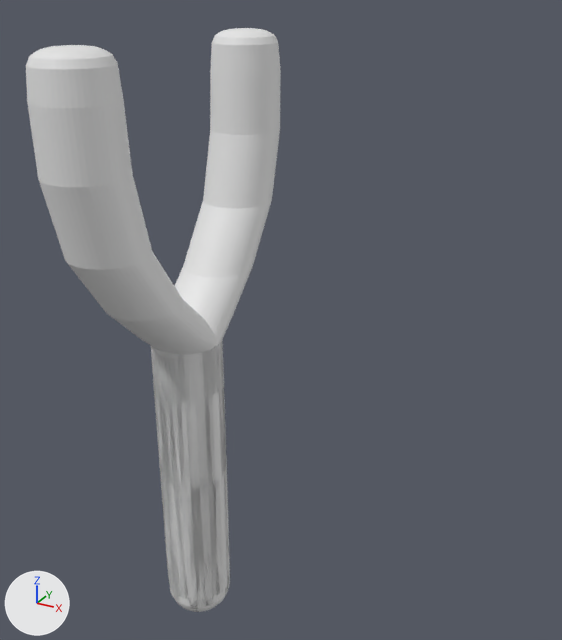
Renders of the OBJ model Assets/Models/slingshot.obj from each side of a commit.
Both versions are drawn from a camera (50 mm lens) standing at (11.65, -15.8, 17.53) and looking at (2.81, 0.28, 9.49). Every picture has the same lights, and +X, +Y and +Z are marked at lower left. Where no turn or scale is listed for an object, it has been applied to the vertices. Vertices at the same position are counted once.

The scene before the commit, as lines of its bpy script (objects in view):
```python
me_sphere = bpy.data.meshes.new('Sphere')
me_sphere.from_pydata(...)  # 2072 vertices, 2325 faces; spans x -1.0..1.0, y -4.3..4.3, z -1.0..16.3
ob_sphere = bpy.data.objects.new('Sphere', me_sphere)
ob_sphere.location = (0.0, 0.0, 0.0)
```
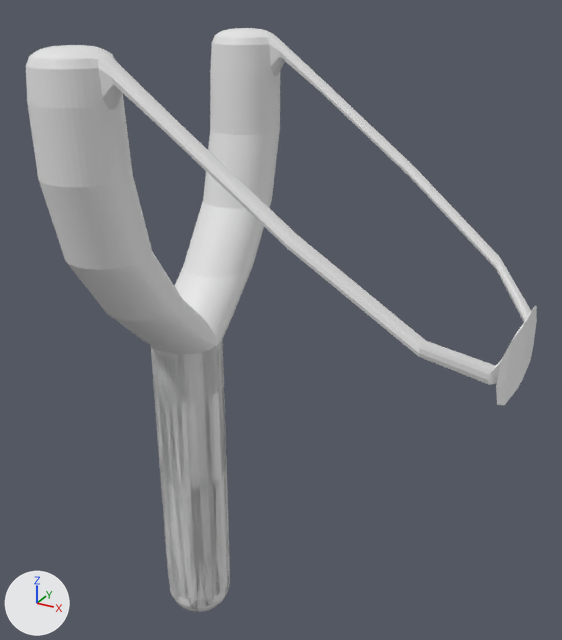
Commit message: updated slingshot

What differs and where, as boxes [x1, y1, x2, y2] in the pictures (562 x 640 px):
'Sphere', reshaped (100% wider)
    before: [26, 28, 281, 612]
    after: [26, 28, 537, 612]
part 1 of me_sphere, built on
    before: [87, 33, 280, 185]
    after: [88, 33, 537, 405]

Diff of the bpy script that builds the scene:
```diff
--- a/Assets/Models/slingshot.obj.py
+++ b/Assets/Models/slingshot.obj.py
@@ me_sphere @@
 # used by ob_sphere; location = (0.0, 0.0, 0.0)
-me_sphere.from_pydata(...)  # 2072 vertices, 2325 faces; spans x -1.0..1.0, y -4.3..4.3, z -1.0..16.3
+me_sphere.from_pydata(...)  # 2264 vertices, 2517 faces; spans x -1.0..9.0, y -4.3..4.3, z -1.0..16.3
+# me_sphere part 1
+# 14 vertices are removed from x 0.8..1.0, y -3.6..3.6, z 15.2..16.1
+# 44 faces are deleted
+# 6 vertices in x 0.8, y -3.5..3.5, z 16.1 move by (0.1, 0.0, 0.0)
+# 6 vertices move from x 0.9..1.0, y -3.5..3.5, z 15.2..15.9 to x 1.0..1.2, y -3.6..3.6, z 15.1..15.8
+# 153 vertices are added at x 0.9..9.0, y -3.6..3.6, z 9.4..16.1
+# 10 new vertices lie (1.2, 0.0, -0.9) away from vertices in x 0.9..1.2, y -3.5..3.5, z 15.9
+# 6 new vertices lie (2.6, 0.1, -1.9) away from vertices in x 2.4, y -3.6..-3.2, z 14.9..15.0
+# 6 new vertices lie (2.6, 0.5, -1.9) away from vertices in x 5.0, y -3.5..-3.1, z 13.0..13.1
+# 6 new vertices lie (2.6, -0.1, -1.9) away from vertices in x 2.4, y 3.2..3.6, z 14.9..15.0
+# 7 new vertices lie (2.6, -0.5, -1.9) away from vertices in x 5.0, y 3.1..3.5, z 12.9..13.1
+# 5 new vertices lie (1.1, 1.2, -0.8) away from vertices in x 7.6, y -3.0..-2.6, z 11.2
+# 5 new vertices lie (1.1, -1.2, -0.8) away from vertices in x 7.6, y 2.6..3.0, z 11.2
+# 8 new vertices lie (0.0, 0.4, 0.0) away from vertices in x 8.8..8.9, y -1.8..1.4, z 9.4..10.6
+# 236 new faces join them
```
